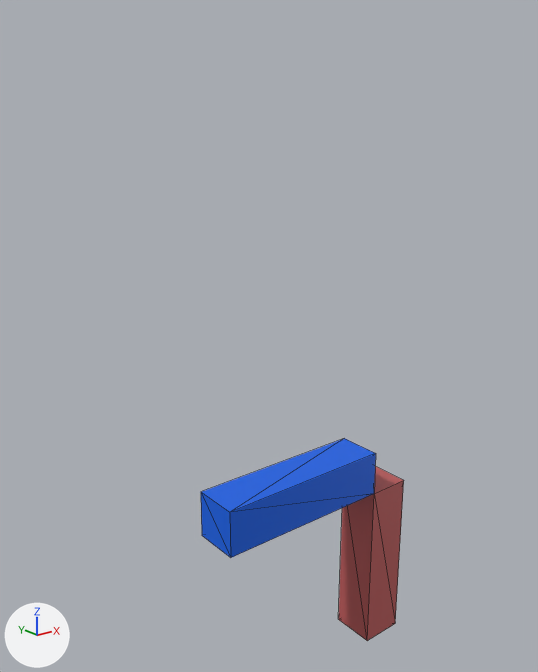
A saved change to the glTF model assets/models/animatedCube.glb.
Camera for both pictures: a camera (50 mm lens) standing at (-2.36, -2.16, 2.59) and looking at (-0.53, 0.12, 1.68). The lights are fixed; the arrows at lower left show +X, +Y and +Z. Mesh edges are drawn as thin lines.

In view in the first picture: 'First', 'Second'.
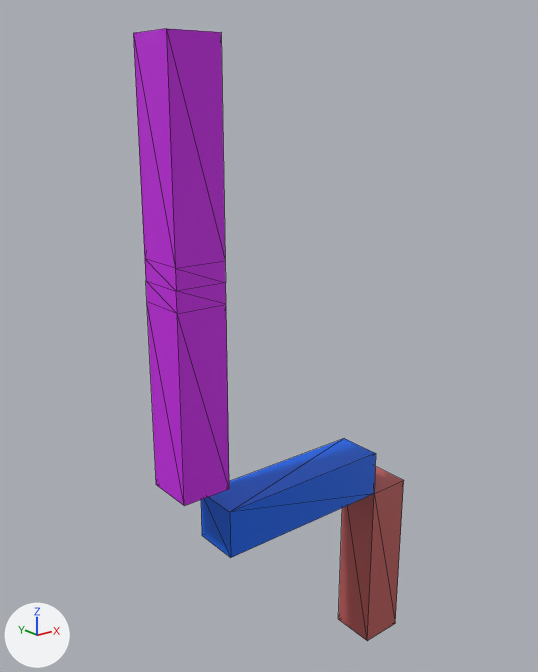
What differs and where, as boxes (x1, y1, x2, y2) in the pictures (538 x 672 px):
'Third', added (purple): after (133, 28, 229, 506)

The change in detail:
Material 'ThirdMaterial' (mat_thirdmaterial) is new.
Its base color is (0.582, 0.0142, 0.8) (purple #c920e7).
Mesh me_thirdprimitive is new.
It has 20 vertices, 36 faces and spans x -1.1..-0.9, y -0.1..0.1, z 1.2..2.8.
It uses material mat_thirdmaterial (purple #c920e7).
Object 'Third' (ob_third) is new; it shows me_thirdprimitive.
Its location is (0.0, 0.0, 0.0).
